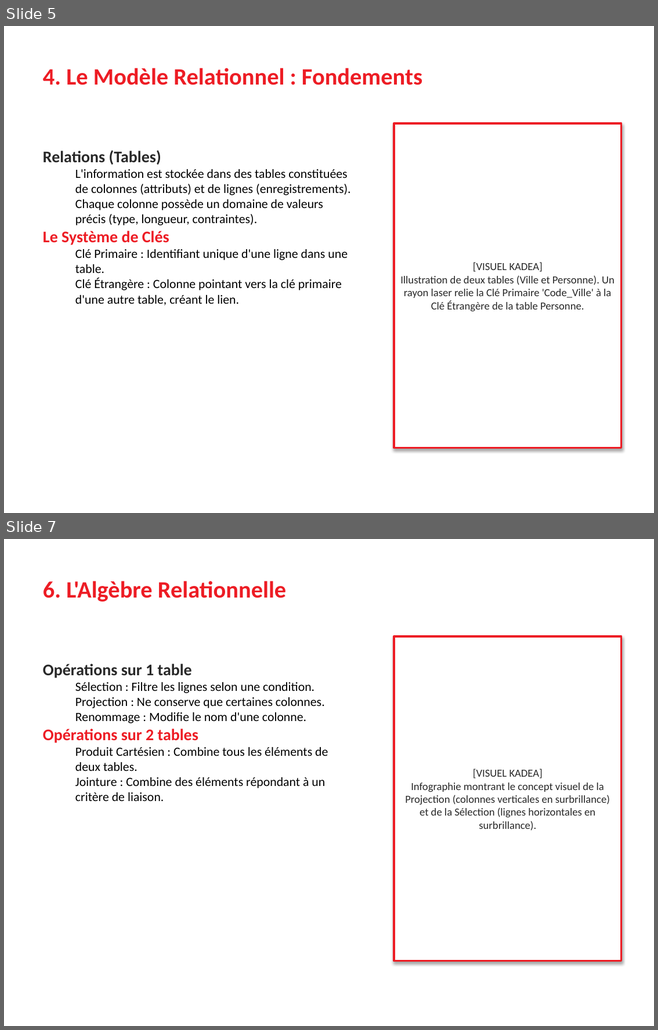
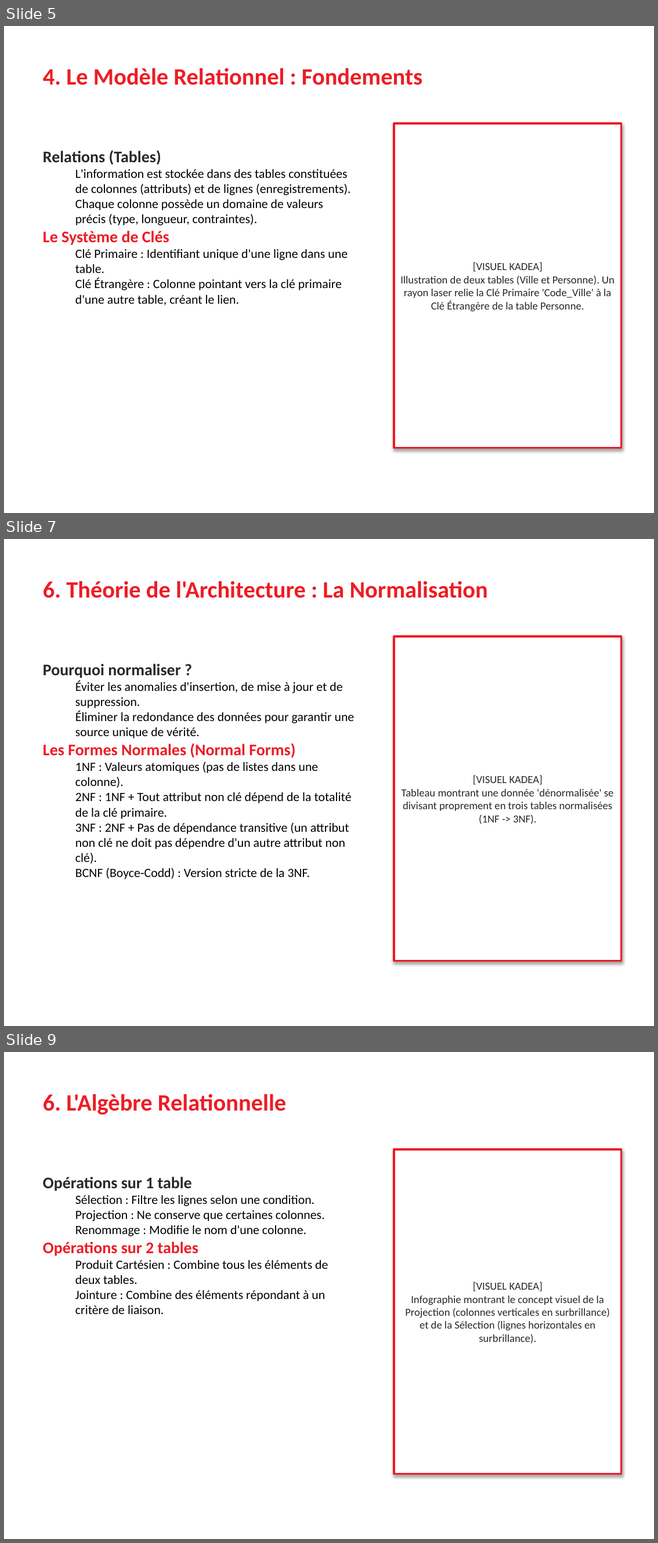
Before and after one commit to gatienseven7/train_model, a slide deck: Cours_Complet_BDD_et_SQL.pptx. Shown one above the other, each under a label of ours: slides 5 and 7 before the commit, slides 5, 7 and 9 after it; the slides between them are not shown. The pictures are 658x1030 and 658x1543 pixels, drawn with LibreOffice and Linux fonts; fonts in the diff are those of the drawing. Boxes give left, top, right and bottom in pixels: in the first picture for what was removed or moved away, otherwise in the second. Text is boxed around its words. In the diff, an @@ line names an element or a change of style, - is before the commit and + after.

```diff
--- a/Cours_Complet_BDD_et_SQL.pptx
+++ b/Cours_Complet_BDD_et_SQL.pptx
@@ slide 7 added at <box>4,539,654,1026</box>, background #FFFFFF @@
@@ text added at <box>43,581,488,598</box>, 26 pt, text #ED1C24, bold @@
+6. Théorie de l'Architecture : La Normalisation
@@ rectangle added at <box>394,636,621,961</box>, fill #FFFFFF, outline #ED1C24 2 pt, 12 pt, text #282828 @@
+[VISUEL KADEA]
+Tableau montrant une donnée 'dénormalisée' se divisant proprement en trois tables normalisées (1NF -> 3NF).
@@ text added at <box>43,664,354,879</box>, 14 pt, text #000000 @@
+Pourquoi normaliser ?
+  Éviter les anomalies d'insertion, de mise à jour et de suppression.
+  Éliminer la redondance des données pour garantir une source unique de vérité.
+Les Formes Normales (Normal Forms)
+  1NF : Valeurs atomiques (pas de listes dans une colonne).
+  2NF : 1NF + Tout attribut non clé dépend de la totalité de la clé primaire.
+  3NF : 2NF + Pas de dépendance transitive (un attribut non clé ne doit pas dépendre d'un autre attribut non clé).
+  BCNF (Boyce-Codd) : Version stricte de la 3NF.
@@ what was slide 7 is now slide 9 @@
```
Also in this commit, not shown: 5 slides changed, 2 other slides added, 3 other files.
